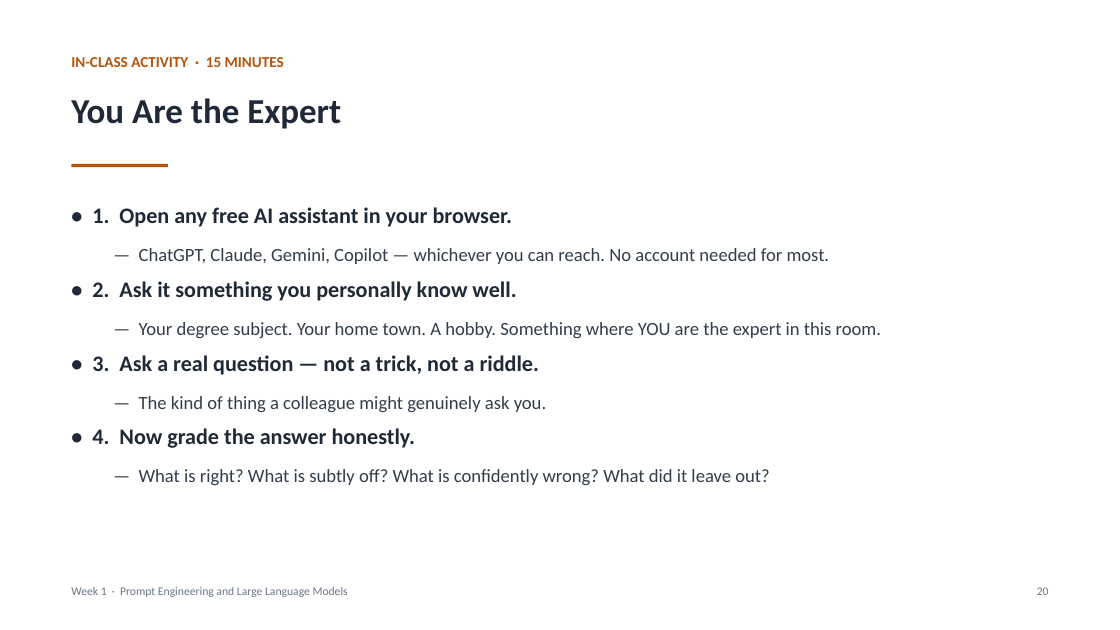
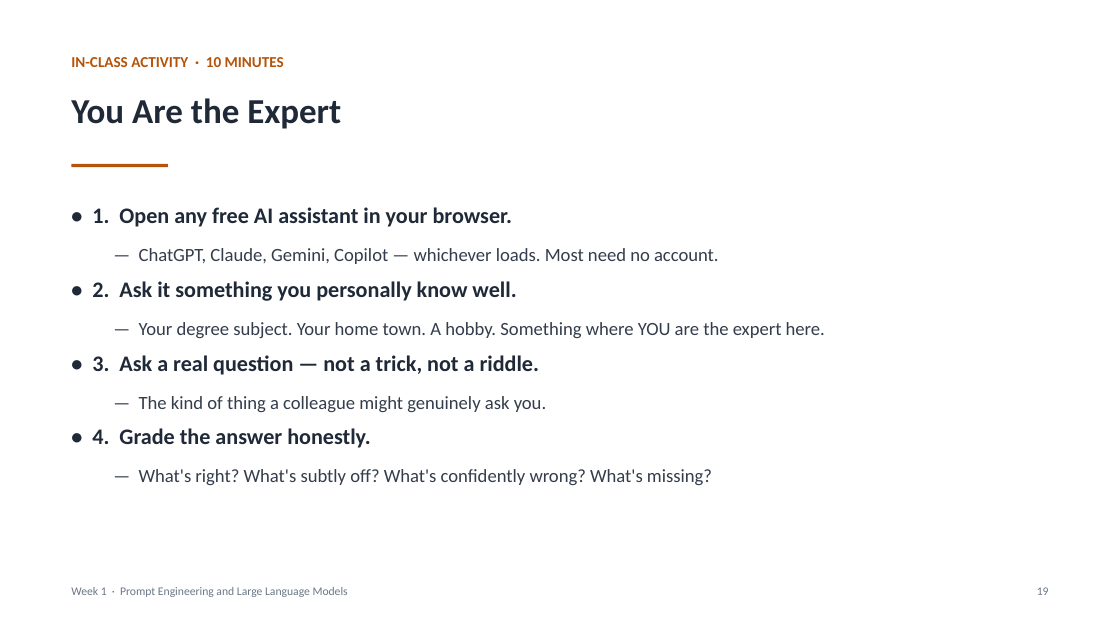
Before and after one commit to makyol/PromptEngineering, a slide deck: slide 19 of Lectures/week01/week01.pptx (slide 20 before the commit). Drawn at 1120x630 pixels with LibreOffice and Linux fonts; fonts in the diff are those of the drawing. Boxes give left, top, right and bottom in pixels: in the first picture for what was removed or moved away, otherwise in the second. Text is boxed around its words. In the diff, an @@ line names an element or a change of style, - is before the commit and + after.

```diff
--- a/Lectures/week01/week01.pptx
+++ b/Lectures/week01/week01.pptx
@@ text at [71, 57, 284, 67]: text changed @@
-IN-CLASS ACTIVITY · 15 MINUTES
+IN-CLASS ACTIVITY · 10 MINUTES
@@ text at [139, 248, 719, 264]: text changed @@
-  — ChatGPT, Claude, Gemini, Copilot — whichever you can reach. No account needed for most.
+  — ChatGPT, Claude, Gemini, Copilot — whichever loads. Most need no account.
@@ text at [139, 322, 825, 338]: text changed @@
-  — Your degree subject. Your home town. A hobby. Something where YOU are the expert in this room.
+  — Your degree subject. Your home town. A hobby. Something where YOU are the expert here.
@@ text at [92, 428, 712, 485]: text changed @@
-• 4. Now grade the answer honestly.
-  — What is right? What is subtly off? What is confidently wrong? What did it leave out?
+• 4. Grade the answer honestly.
+  — What's right? What's subtly off? What's confidently wrong? What's missing?
@@ text at [1037, 587, 1049, 595]: text changed @@
-20
+19
```
Also in this commit, not shown: 18 other slides changed, 5 slides added, 3 slides removed, 7 other files.
